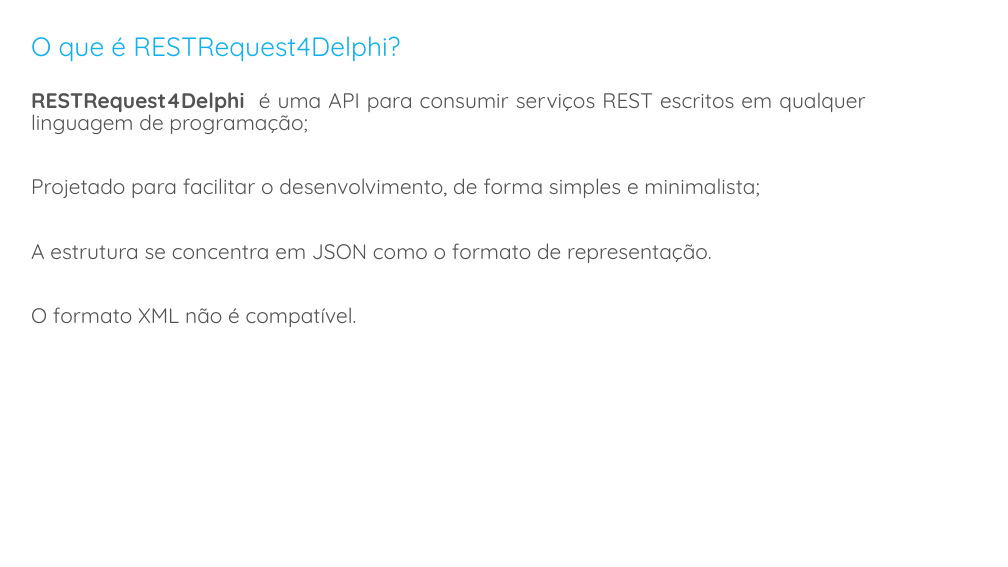
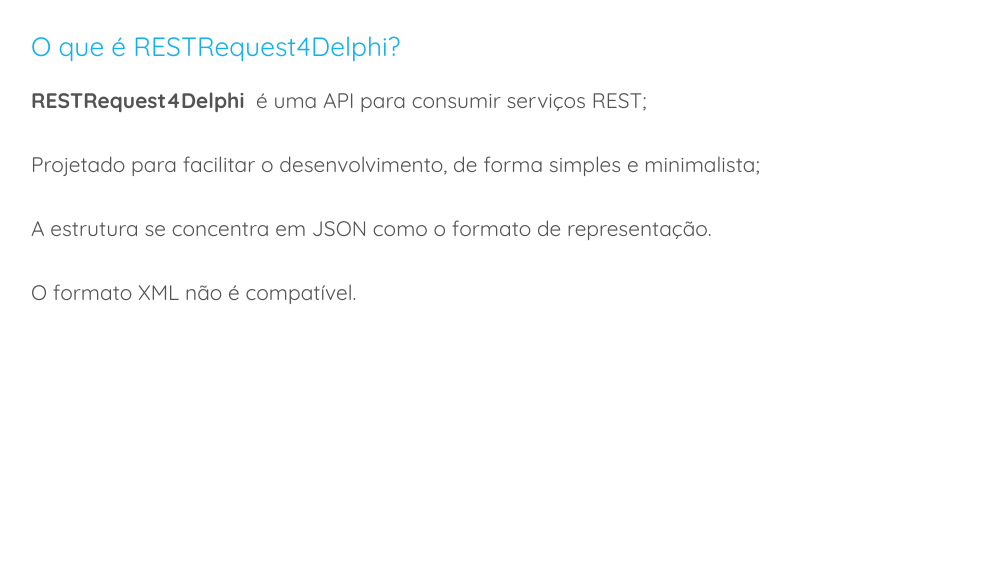
Before and after one commit to andre-dias93/embarcadero-conference, a slide deck: slide 10 of 2020/dataset-serialize-restrequest/DataSet Serialize e RestRequest4Delphi, uma combinação que deu certo!.pptx. Drawn at 1008x567 pixels with LibreOffice and Linux fonts; fonts in the diff are those of the drawing; background and template pictures are left out. Boxes give left, top, right and bottom in pixels: in the first picture for what was removed or moved away, otherwise in the second. Text is boxed around its words. In the diff, an @@ line names an element or a change of style, - is before the commit and + after.

```diff
--- a/2020/dataset-serialize-restrequest/DataSet Serialize e RestRequest4Delphi, uma combinação que deu certo!.pptx
+++ b/2020/dataset-serialize-restrequest/DataSet Serialize e RestRequest4Delphi, uma combinação que deu certo!.pptx
@@ text at <box>31,92,647,112</box>: text changed @@
-RESTRequest4Delphi é uma API para consumir serviços REST escritos em qualquer linguagem de programação;
+RESTRequest4Delphi é uma API para consumir serviços REST;
```
Also in this commit, not shown: 1 other slide changed, 1 slide added, 5 other files.
